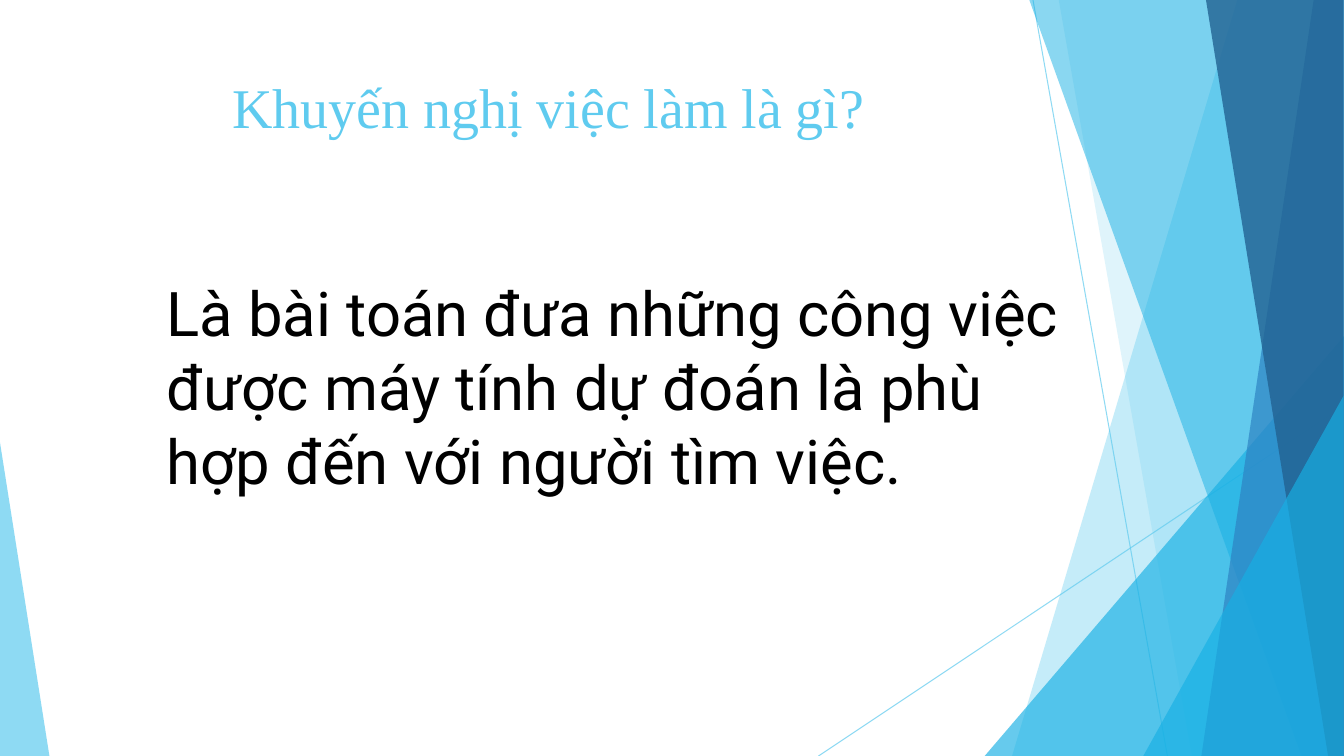
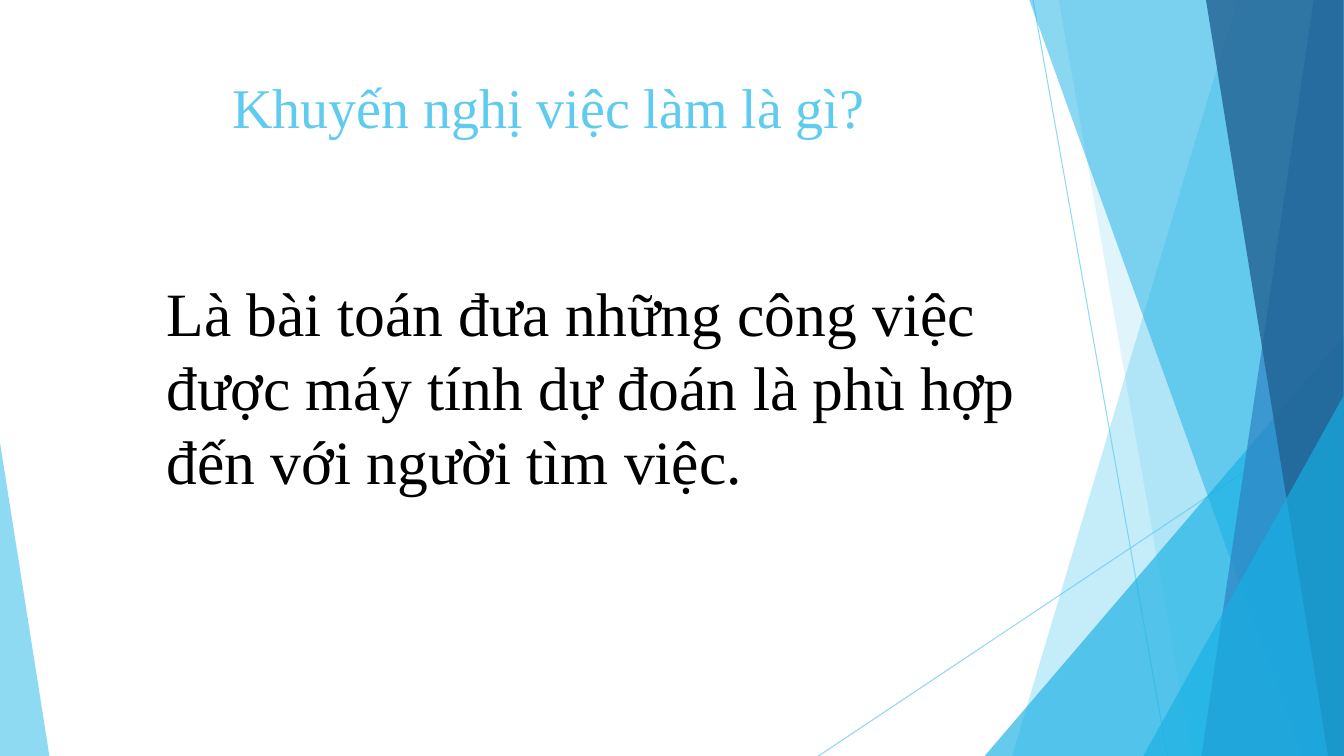
Before and after one commit to tuyennta/JobRecSys, a slide deck: slide 7 of Documents/Báo cáo/Bao cao KLTN.pptx. Drawn at 1344x756 pixels with LibreOffice and Linux fonts; fonts in the diff are those of the drawing. Boxes give left, top, right and bottom in pixels: in the first picture for what was removed or moved away, otherwise in the second. Text is boxed around its words. In the diff, an @@ line names an element or a change of style, - is before the commit and + after.

```diff
--- a/Documents/Báo cáo/Bao cao KLTN.pptx
+++ b/Documents/Báo cáo/Bao cao KLTN.pptx
@@ text "Là bài toán đưa những ..." at (166, 293, 1015, 495): font Roboto to Times New Roman @@
```
Also in this commit, not shown: 4 other slides changed, 2 slides added, 1 slide removed.
